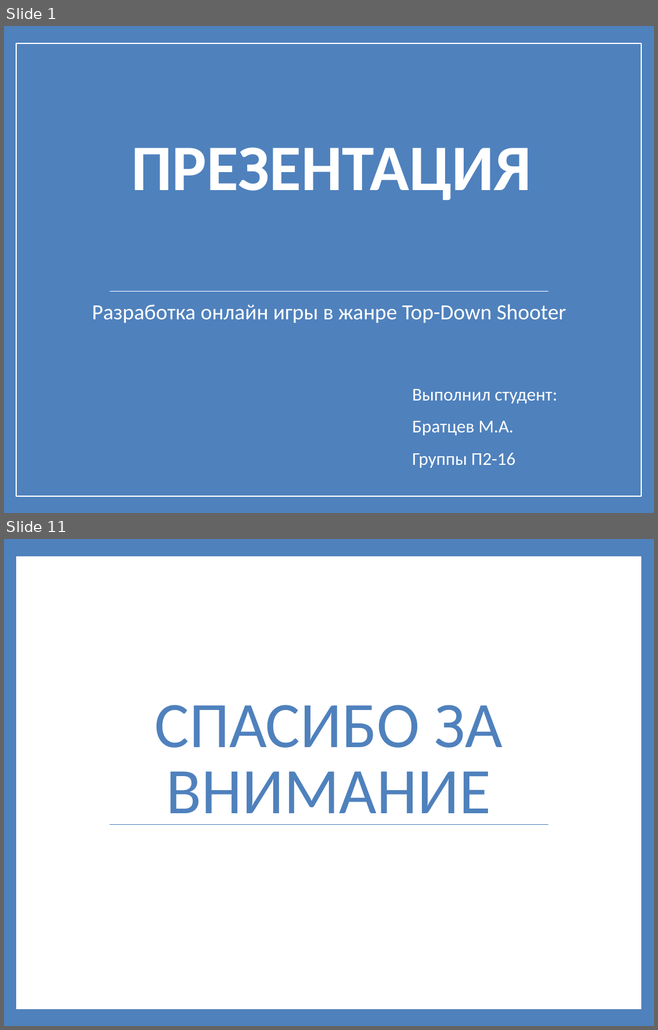
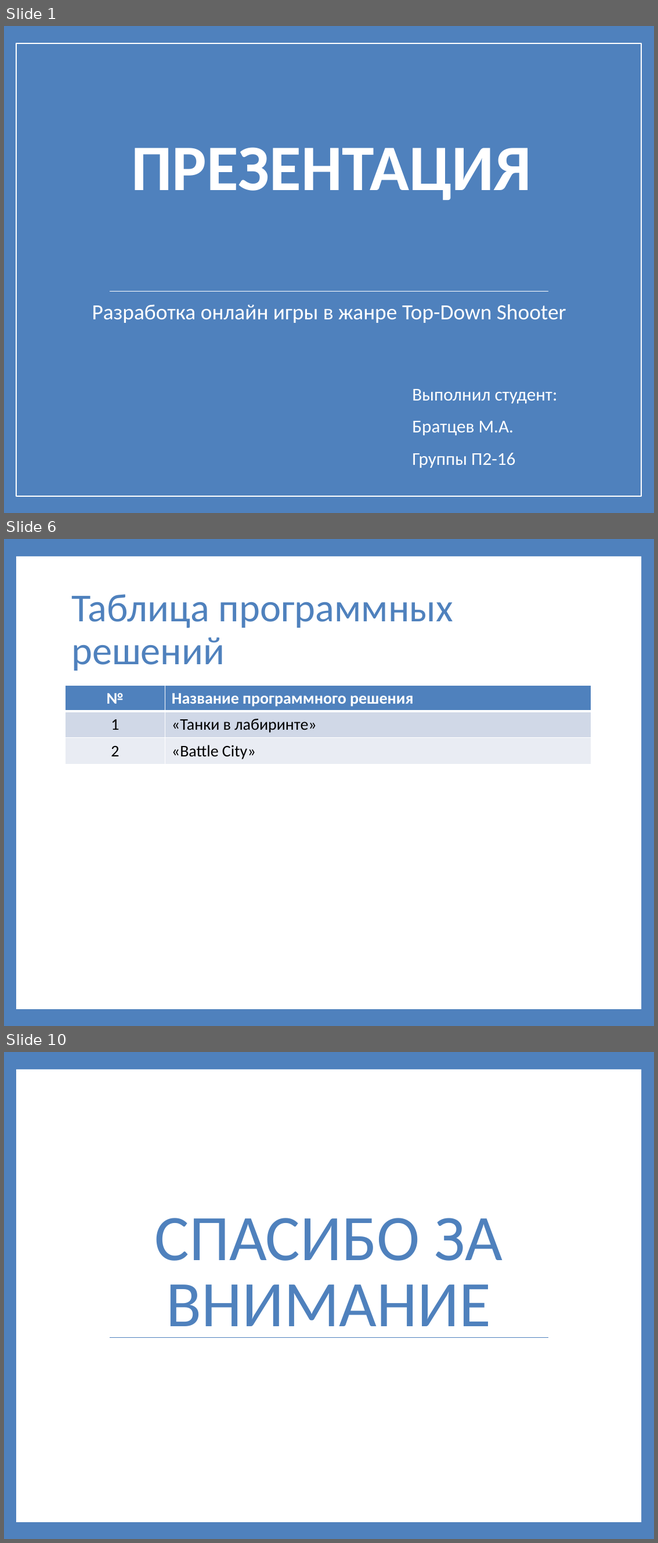
Before and after one commit to prog-kkkmt/pdp-p2-16, a slide deck: Презентация Братцев.pptx. Shown one above the other, each under a label of ours: slides 1 and 11 before the commit, slides 1, 6 and 10 after it; the slides between them are not shown. The pictures are 658x1030 and 658x1543 pixels, drawn with LibreOffice and Linux fonts; fonts in the diff are those of the drawing. Boxes give left, top, right and bottom in pixels: in the first picture for what was removed or moved away, otherwise in the second. Text is boxed around its words. In the diff, an @@ line names an element or a change of style, - is before the commit and + after.

```diff
--- a/Презентация Братцев.pptx
+++ b/Презентация Братцев.pptx
@@ slide 6 added at (x1=4, y1=539, x2=654, y2=1026), background #4F81BD; not listed: 1 template element that a slide beside it also shows @@
@@ title added at (x1=71, y1=594, x2=453, y2=671), 44 pt, text #4F81BD @@
+Таблица программных решений
@@ table added at (x1=65, y1=685, x2=590, y2=765), 3 rows, 2 columns @@
+№ | Название программного решения
+1 | «Танки в лабиринте»
+2 | «Battle City»
@@ what was slide 11 is now slide 10 @@
```
Also in this commit, not shown: 7 other slides added, 9 slides removed.
